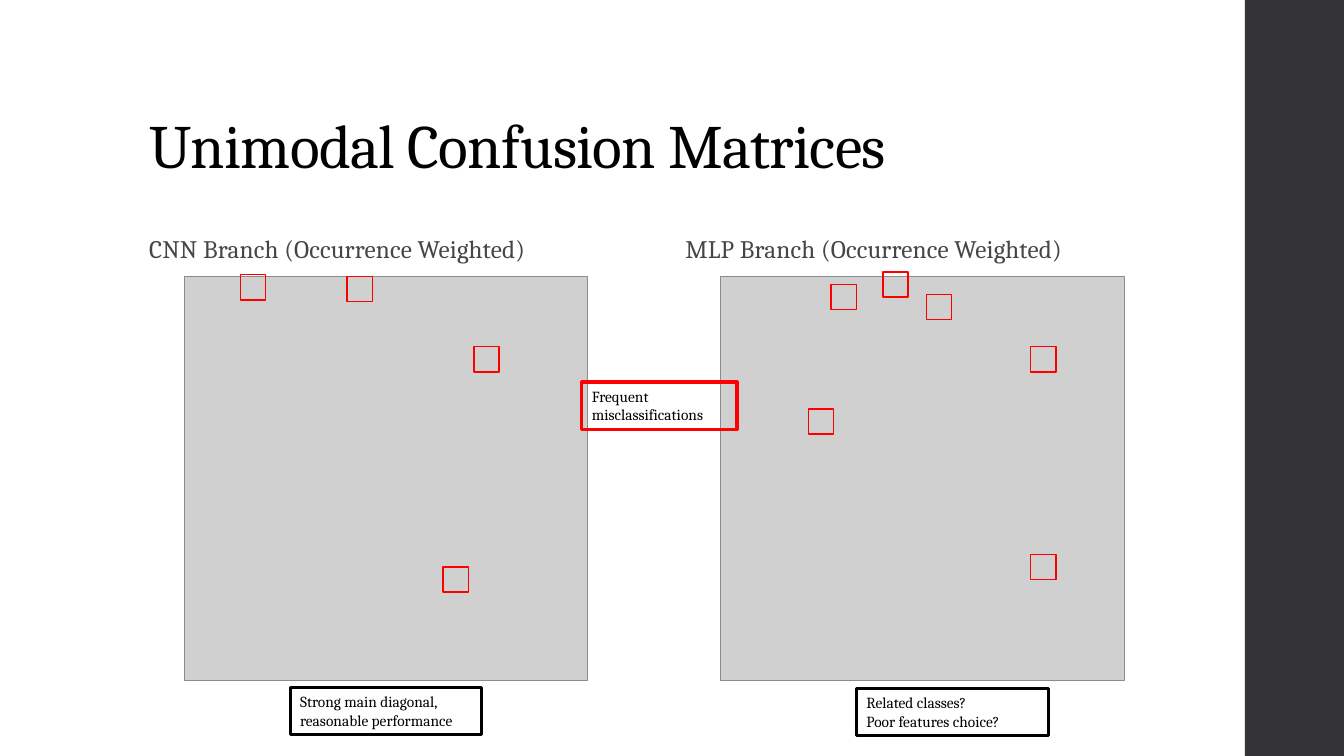
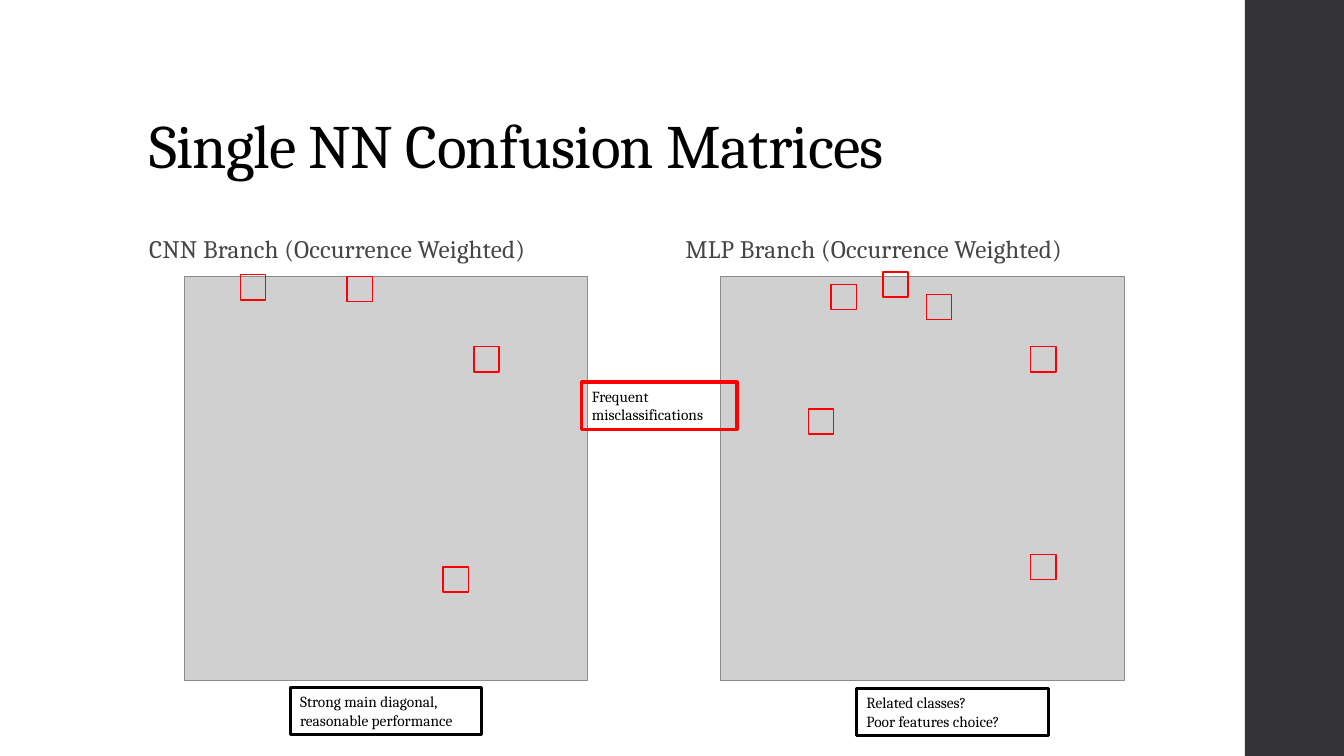
Before and after one commit to landonbuell/Buell-Senior-Thesis, a slide deck: slide 23 of JMMPaper/Musical Instrument Classification Using a Hybrid Neural Network BuellShortv2.pptx. Drawn at 1344x756 pixels with LibreOffice and Linux fonts; fonts in the diff are those of the drawing; grey boxes stand for pictures. Boxes give left, top, right and bottom in pixels: in the first picture for what was removed or moved away, otherwise in the second. Text is boxed around its words. In the diff, an @@ line names an element or a change of style, - is before the commit and + after.

```diff
--- a/JMMPaper/Musical Instrument Classification Using a Hybrid Neural Network BuellShortv2.pptx
+++ b/JMMPaper/Musical Instrument Classification Using a Hybrid Neural Network BuellShortv2.pptx
@@ title at box(149, 124, 884, 181): text changed @@
-Unimodal Confusion Matrices
+Single NN Confusion Matrices
```
Also in this commit, not shown: 5 other slides changed.
